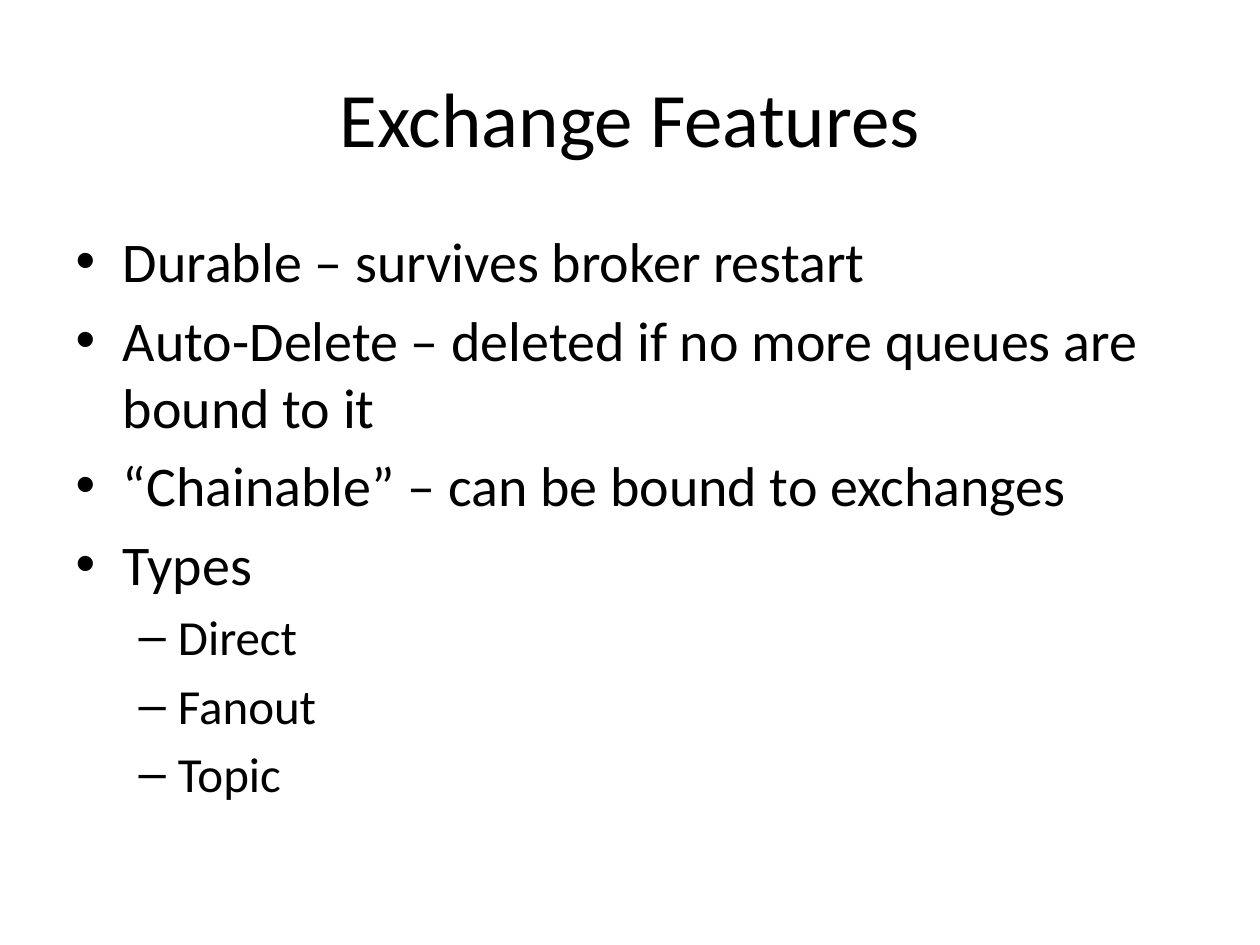
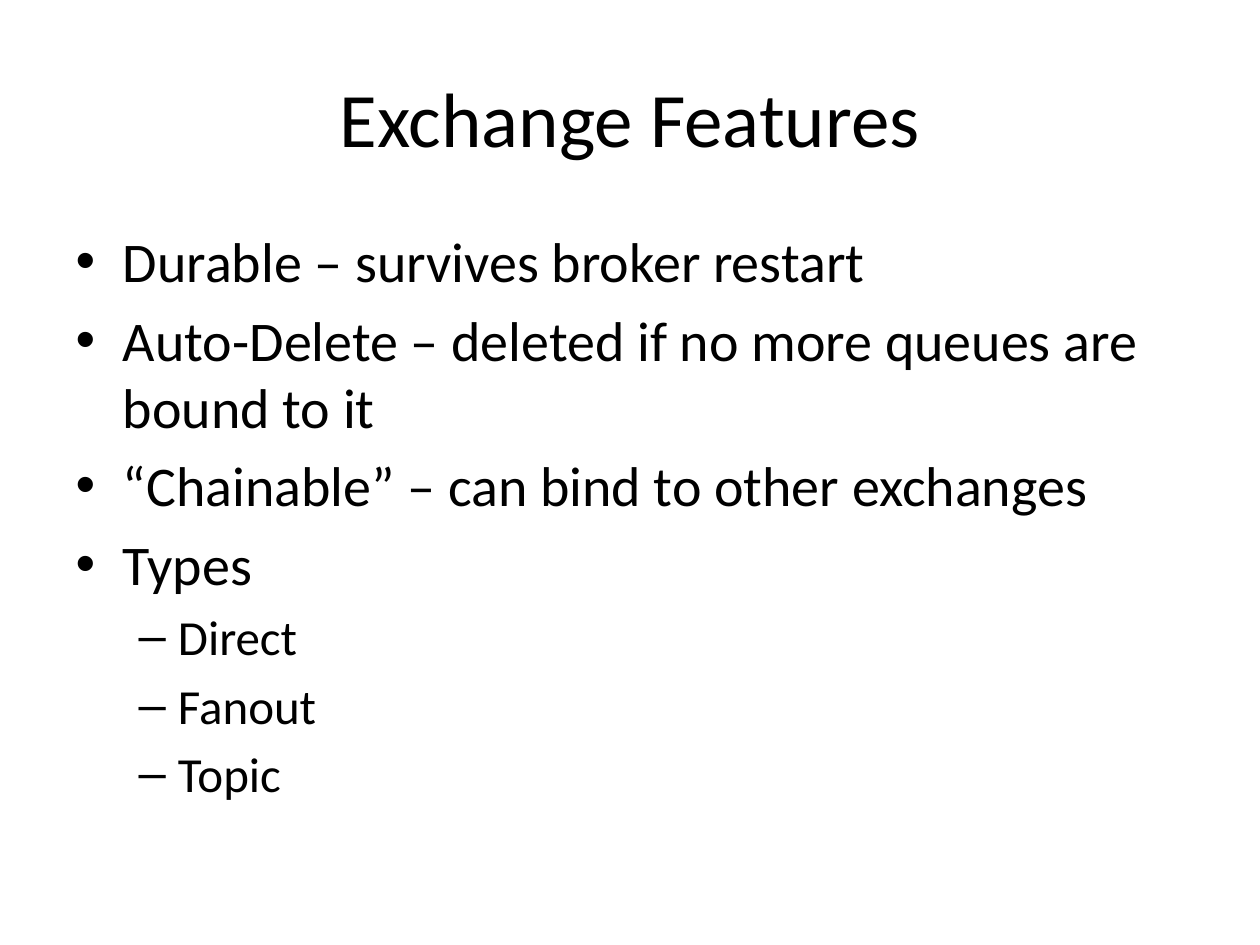
Before and after one commit to cl9p/rabbitmq-demos, a slide deck: slide 12 of Messaging Patterns.pptx. Drawn at 1260x945 pixels with LibreOffice and Linux fonts; fonts in the diff are those of the drawing. Boxes give left, top, right and bottom in pixels: in the first picture for what was removed or moved away, otherwise in the second. Text is boxed around its words. In the diff, an @@ line names an element or a change of style, - is before the commit and + after.

```diff
--- a/Messaging Patterns.pptx
+++ b/Messaging Patterns.pptx
@@ text at [123, 465, 1087, 516]: text changed @@
-• “Chainable” – can be bound to exchanges
+• “Chainable” – can bind to other exchanges
```
Also in this commit, not shown: 5 other slides changed.
